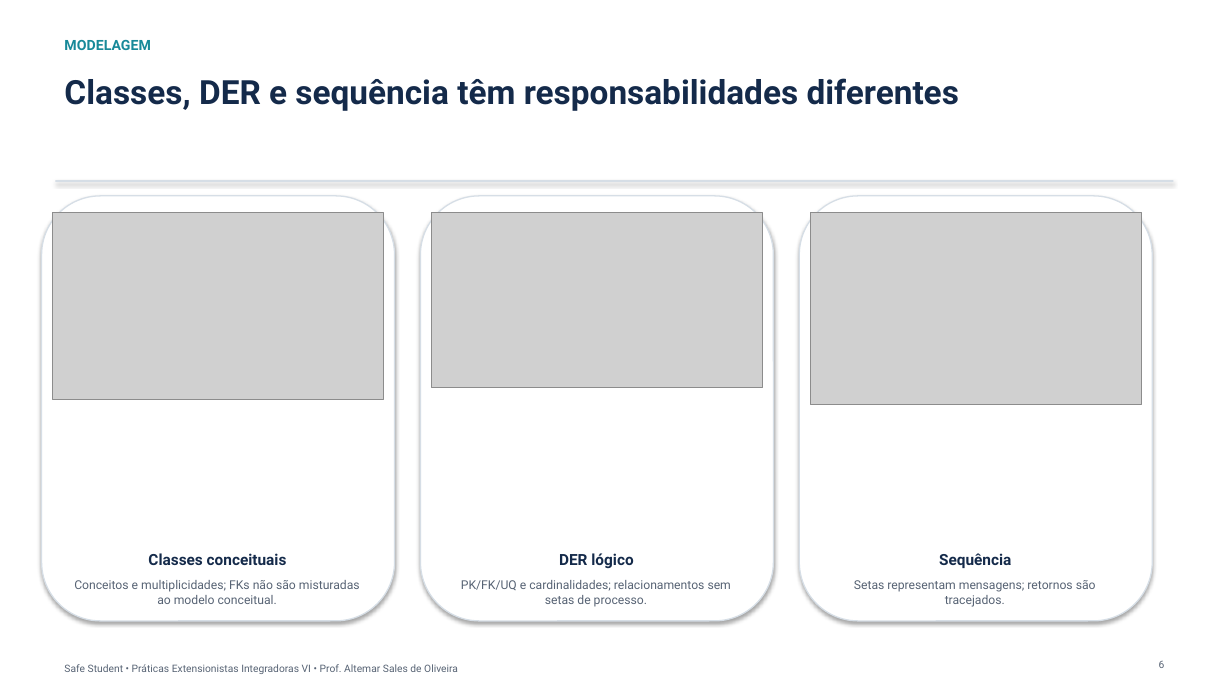
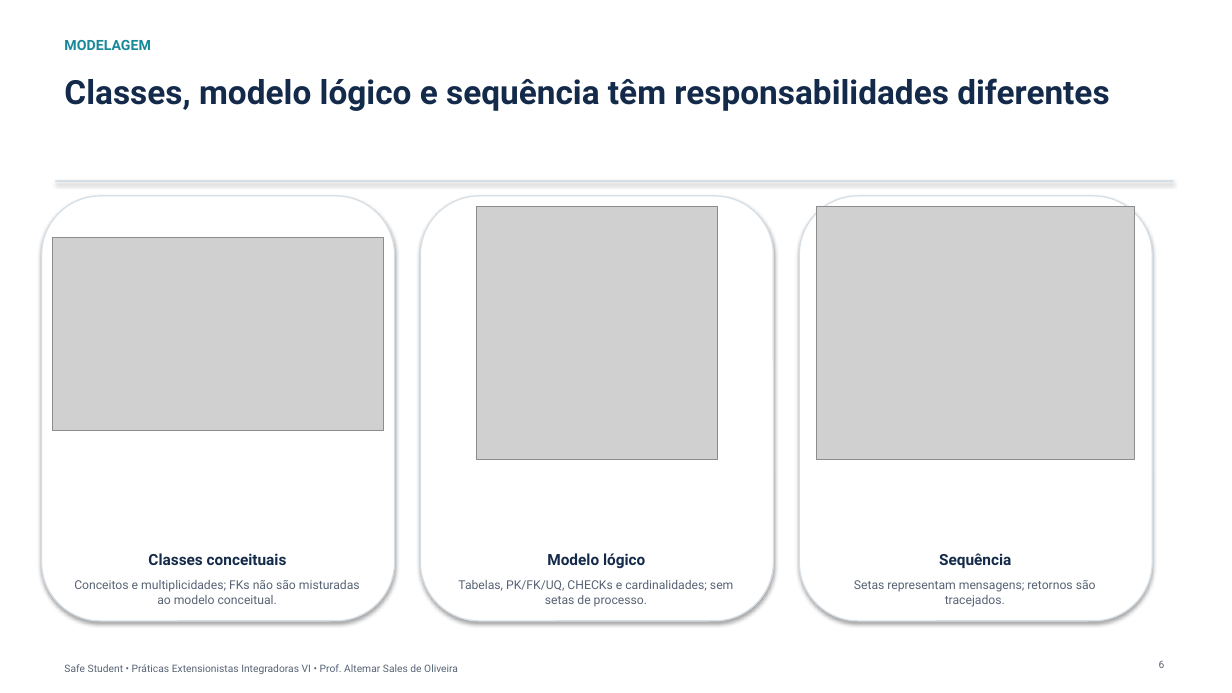
Before and after one commit to richaferreira/Safe_Student, a slide deck: slide 6 of 08_Apresentacao_Final_Safe_Student.pptx. Drawn at 1232x693 pixels with LibreOffice and Linux fonts; fonts in the diff are those of the drawing; grey boxes stand for pictures. Boxes give left, top, right and bottom in pixels: in the first picture for what was removed or moved away, otherwise in the second. Text is boxed around its words. In the diff, an @@ line names an element or a change of style, - is before the commit and + after.

```diff
--- a/08_Apresentacao_Final_Safe_Student.pptx
+++ b/08_Apresentacao_Final_Safe_Student.pptx
@@ text at [64,78,1109,111]: text changed @@
-Classes, DER e sequência têm responsabilidades diferentes
+Classes, modelo lógico e sequência têm responsabilidades diferentes
@@ picture: place and size @@
-picture at [432,213,762,388]
+picture at [477,206,718,459]
@@ picture: place and size @@
-picture at [811,213,1141,405]
+picture at [817,206,1135,459]
@@ picture: place and size @@
-picture at [53,213,384,400]
+picture at [53,238,384,431]
@@ text at [547,553,645,568]: text changed @@
-DER lógico
+Modelo lógico
@@ text at [458,580,733,607]: text changed @@
-PK/FK/UQ e cardinalidades; relacionamentos sem setas de processo.
+Tabelas, PK/FK/UQ, CHECKs e cardinalidades; sem setas de processo.
```
Also in this commit, not shown: 6 other slides changed, 1 slide added, 1 slide removed.
